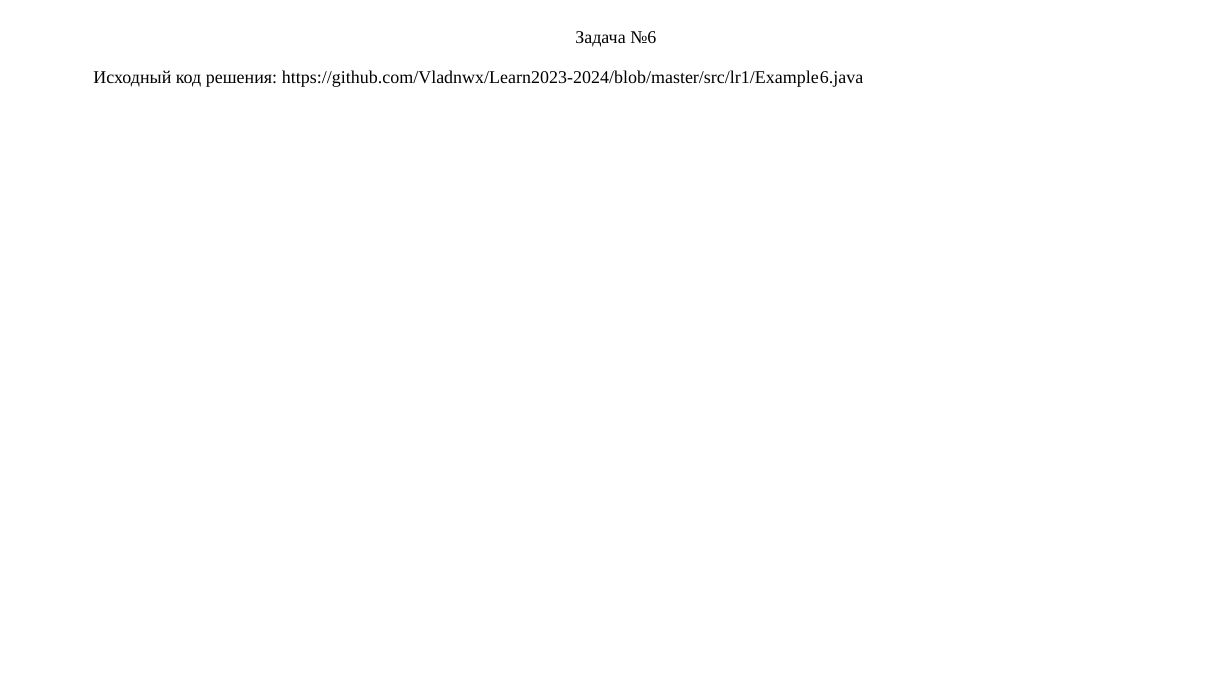
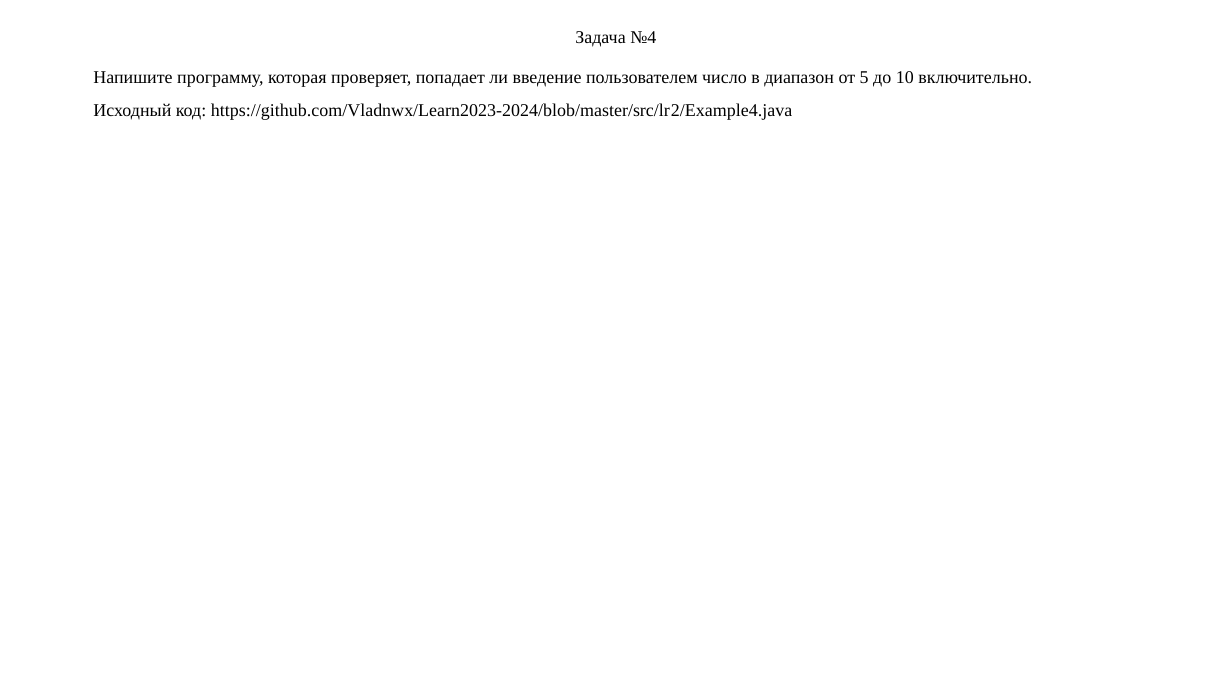
Before and after one commit to Vladnwx/Learn2023-2024, a slide deck: slide 9 of src/lr2/РИЗ-130916у Савельев В.Н. Отчет о выполнении ЛР2.pptx. Drawn at 1232x693 pixels with LibreOffice and Linux fonts; fonts in the diff are those of the drawing. Boxes give left, top, right and bottom in pixels: in the first picture for what was removed or moved away, otherwise in the second. Text is boxed around its words. In the diff, an @@ line names an element or a change of style, - is before the commit and + after.

```diff
--- a/src/lr2/РИЗ-130916у Савельев В.Н. Отчет о выполнении ЛР2.pptx
+++ b/src/lr2/РИЗ-130916у Савельев В.Н. Отчет о выполнении ЛР2.pptx
@@ title at (575, 31, 656, 47): text changed @@
-Задача №6
+Задача №4
@@ text at (93, 71, 1032, 120): text changed @@
-Исходный код решения: https://github.com/Vladnwx/Learn2023-2024/blob/master/src/lr1/Example6.java
+Напишите программу, которая проверяет, попадает ли введение пользователем число в диапазон от 5 до 10 включительно.
+Исходный код: https://github.com/Vladnwx/Learn2023-2024/blob/master/src/lr2/Example4.java
```
Also in this commit, not shown: 6 other slides changed, 5 slides added, 13 slides removed, 5 other files.
